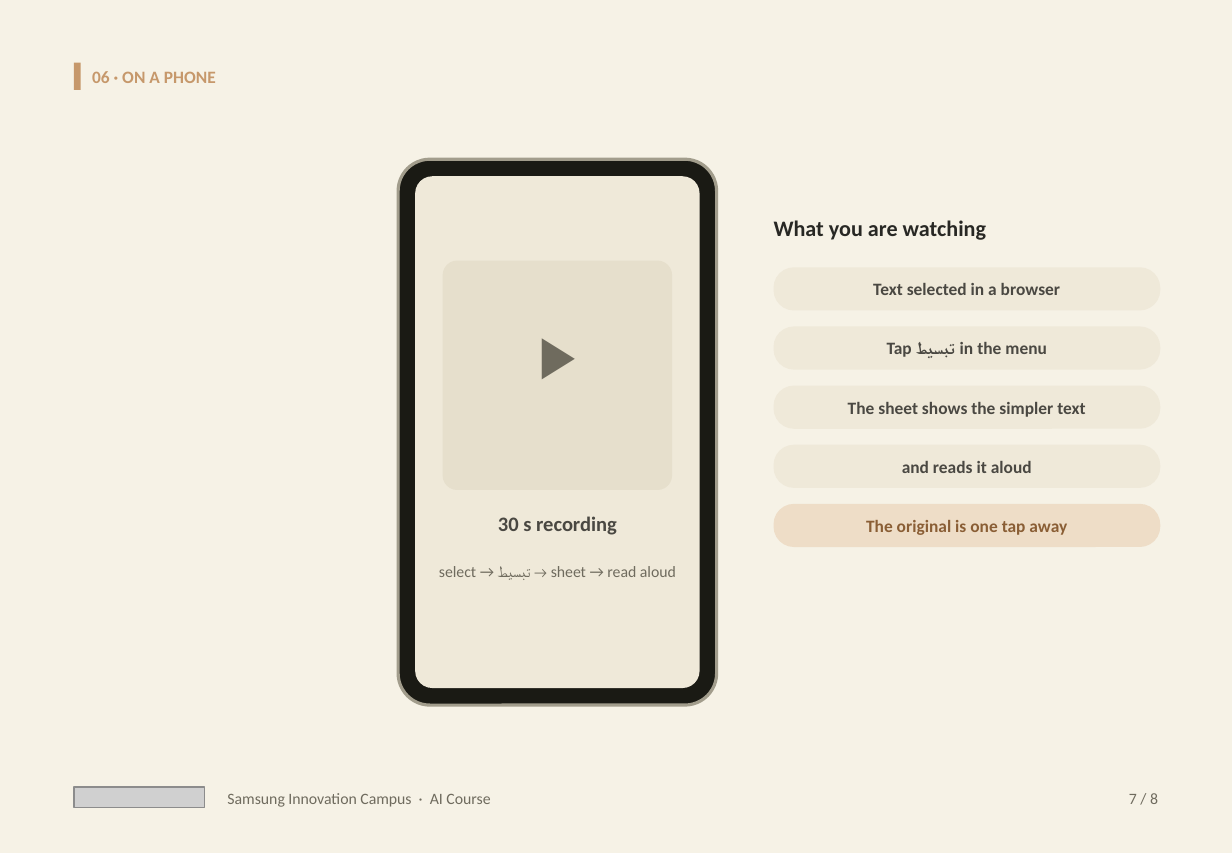
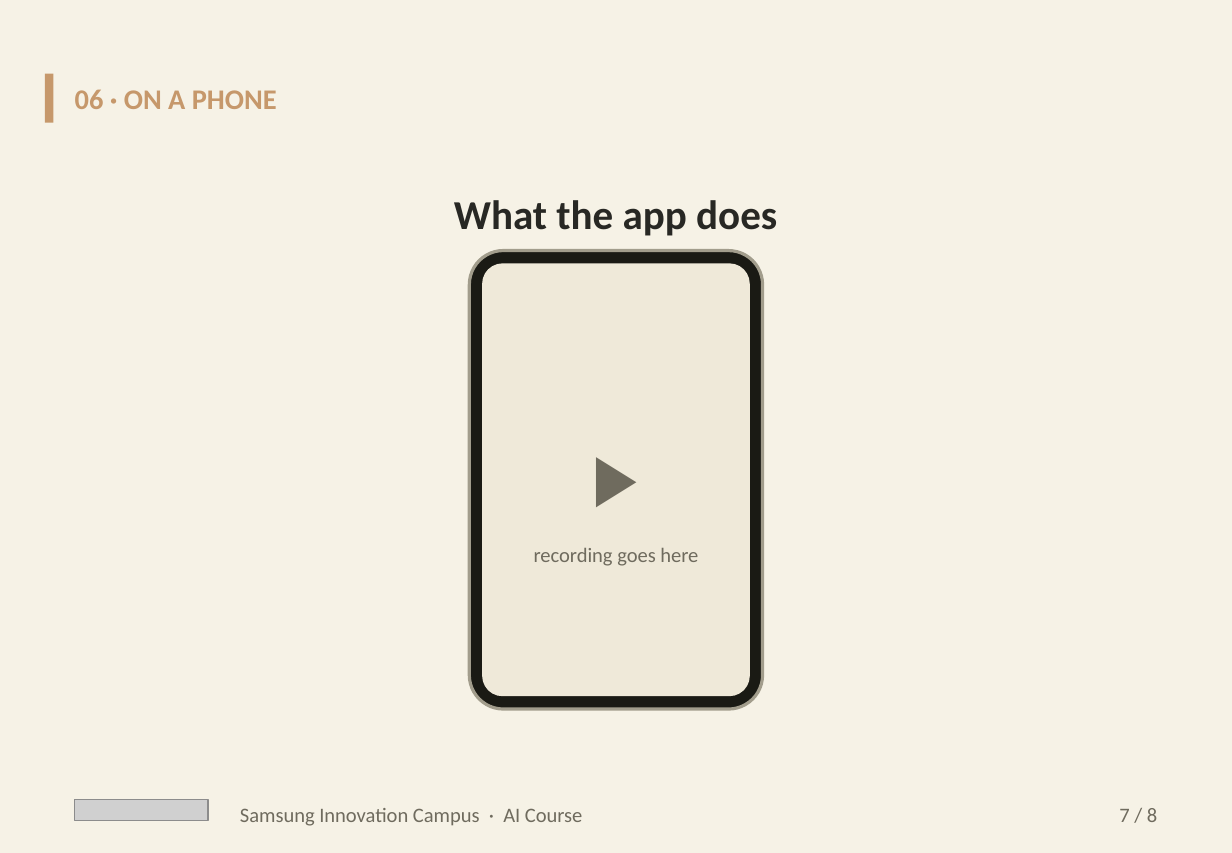
Before and after one commit to Cogni-Libya/Bayan, a slide deck: slide 7 of deliverables/04_presentation/Bayan_Submission.pptx. Drawn at 1232x853 pixels with LibreOffice and Linux fonts; fonts in the diff are those of the drawing; grey boxes stand for pictures. Boxes give left, top, right and bottom in pixels: in the first picture for what was removed or moved away, otherwise in the second. Text is boxed around its words. In the diff, an @@ line names an element or a change of style, - is before the commit and + after.

Commit message:
Submission deck: port Manim layouts beat for beat
Map scenes.py geometry into nativekit via a frame transform so the pptx
shows the same panels, tables and charts as the HTML, including stage
replacements where the Manim beats fade content out.

```diff
--- a/deliverables/04_presentation/Bayan_Submission.pptx
+++ b/deliverables/04_presentation/Bayan_Submission.pptx
@@ rectangle: place and size @@
-rectangle at box(74, 63, 81, 90)
+rectangle at box(44, 74, 52, 123)
@@ text "06 · ON A PHONE": place and size @@
-text "06 · ON A PHONE" at box(92, 71, 216, 83)
+text "06 · ON A PHONE" at box(75, 89, 277, 109)
@@ text "06 · ON A PHONE" at box(75, 89, 277, 109): size 11 to 18 pt @@
@@ rounded rectangle removed at box(398, 159, 717, 705) @@
@@ text added at box(454, 200, 777, 236), 26 pt, text #282824, bold @@
+What the app does
@@ text removed at box(774, 220, 986, 240) @@
-What you are watching
@@ rounded rectangle: place and size @@
-rounded rectangle at box(444, 262, 671, 489)
+rounded rectangle at box(470, 250, 763, 709)
@@ rounded rectangle at box(470, 250, 763, 709): fill #E6DFCC to #1A1A14; outline #E6DFCC 1.25 pt to #A29D8C 2 pt; proportions changed @@
@@ rounded rectangle: place and size @@
-rounded rectangle at box(415, 176, 700, 688)
+rounded rectangle at box(482, 264, 750, 697)
@@ rounded rectangle at box(482, 264, 750, 697): proportions changed @@
@@ rounded rectangle removed at box(774, 267, 1160, 311) @@
-Text selected in a browser
@@ rounded rectangle removed at box(774, 326, 1160, 370) @@
-Tap تبسيط in the menu
@@ rounded rectangle removed at box(774, 386, 1160, 429) @@
-The sheet shows the simpler text
@@ text "▶": place and size @@
-text "▶" at box(444, 319, 671, 387)
+text "▶" at box(470, 421, 763, 528)
@@ text "▶" at box(470, 421, 763, 528): size 36 to 44 pt @@
@@ rounded rectangle removed at box(774, 445, 1160, 488) @@
-and reads it aloud
@@ rounded rectangle removed at box(774, 504, 1160, 547) @@
-The original is one tap away
@@ text removed at box(498, 516, 617, 535) @@
-30 s recording
@@ text at box(534, 548, 698, 566): text changed; size 10 to 13 pt @@
-select → تبسيط → sheet → read aloud
+recording goes here
@@ picture: place and size @@
-picture at box(74, 787, 205, 808)
+picture at box(75, 800, 208, 820)
@@ text "Samsung Innovation Campus · AI ...": place and size @@
-text "Samsung Innovation Campus · AI ..." at box(227, 793, 490, 807)
+text "Samsung Innovation Campus · AI ..." at box(240, 808, 583, 826)
@@ text "Samsung Innovation Campus · AI ..." at box(240, 808, 583, 826): size 10 to 13 pt @@
@@ text "7 / 8" at box(1119, 808, 1157, 822): size 10 to 13 pt @@
@@ text "7 / 8": place and size @@
-text "7 / 8" at box(1129, 793, 1158, 804)
+text "7 / 8" at box(1119, 808, 1157, 822)
```
Also in this commit, not shown: 6 other slides changed, 1 slide added, 1 slide removed, 1 other file.
